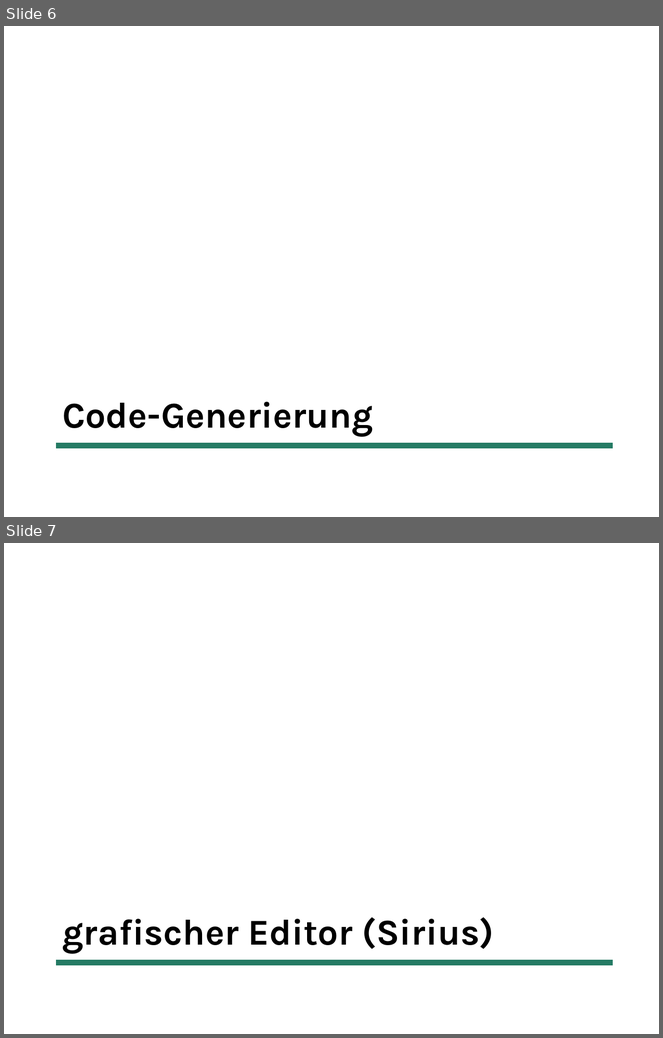
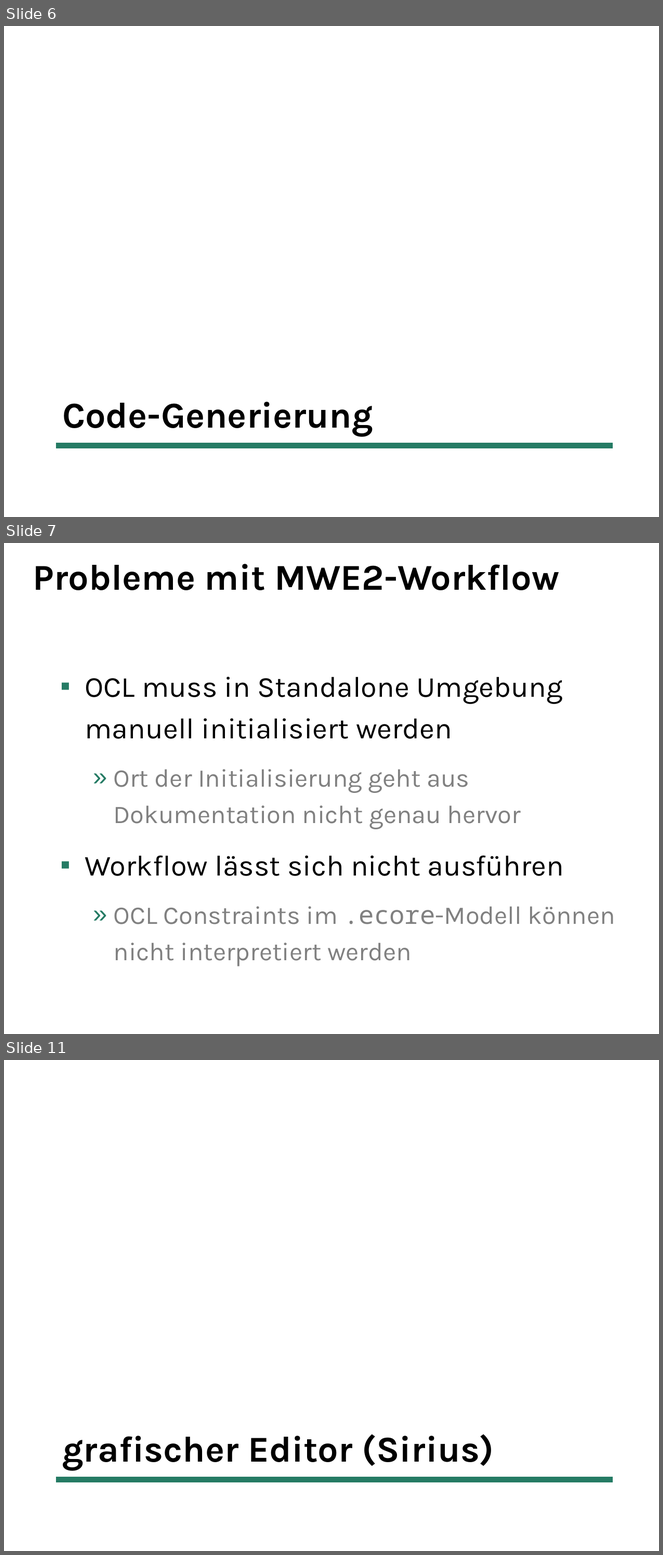
Before and after one commit to uwecl/MDSD-Praktikum, a slide deck: presentation/MDSD-Abschlusspraesentation.pptx. Shown one above the other, each under a label of ours: slides 6 and 7 before the commit, slides 6, 7 and 11 after it; the slides between them are not shown. The pictures are 663x1038 and 663x1555 pixels, drawn with LibreOffice and Linux fonts; fonts in the diff are those of the drawing. Boxes give left, top, right and bottom in pixels: in the first picture for what was removed or moved away, otherwise in the second. Text is boxed around its words. In the diff, an @@ line names an element or a change of style, - is before the commit and + after.

```diff
--- a/presentation/MDSD-Abschlusspraesentation.pptx
+++ b/presentation/MDSD-Abschlusspraesentation.pptx
@@ slide 7 added at <box>4,543,659,1034</box>, background #FFFFFF @@
@@ title added at <box>33,564,559,590</box>, 40 pt, text #000000, bold @@
+Probleme mit MWE2-Workflow
@@ text added at <box>85,677,616,967</box>, 28 pt, text #808080 @@
+▪ OCL muss in Standalone Umgebung manuell initialisiert werden
+  » Ort der Initialisierung geht aus Dokumentation nicht genau hervor
+▪ Workflow lässt sich nicht ausführen
+  » OCL Constraints im .ecore-Modell können nicht interpretiert werden
@@ what was slide 7 is now slide 11 @@
```
Also in this commit, not shown: 1 slide changed, 7 other slides added.
